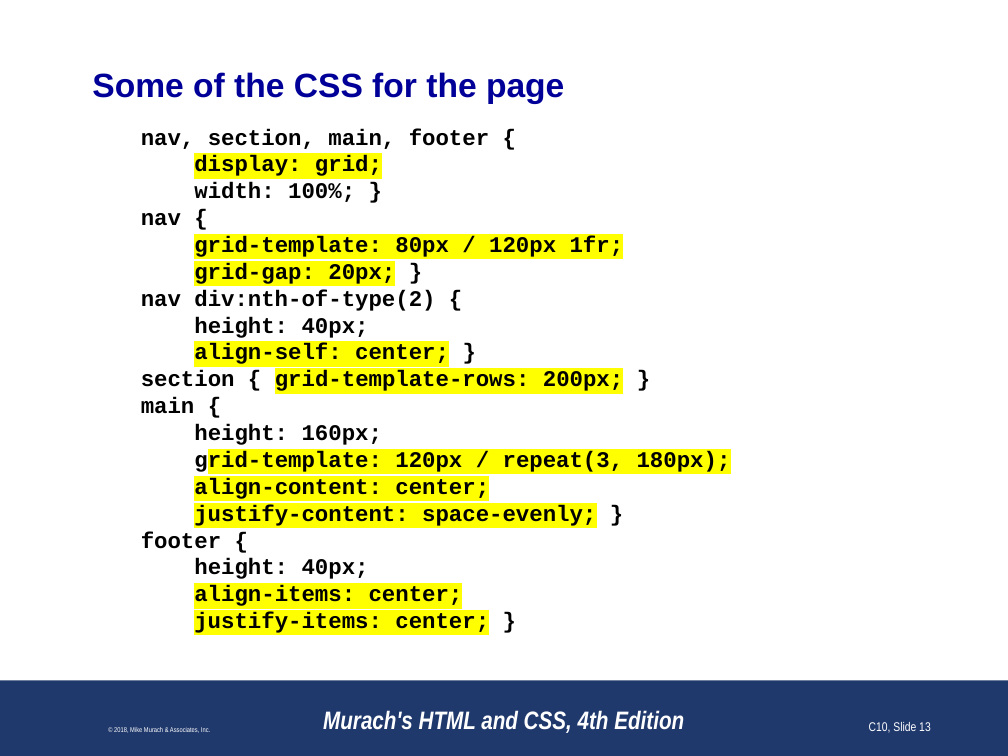
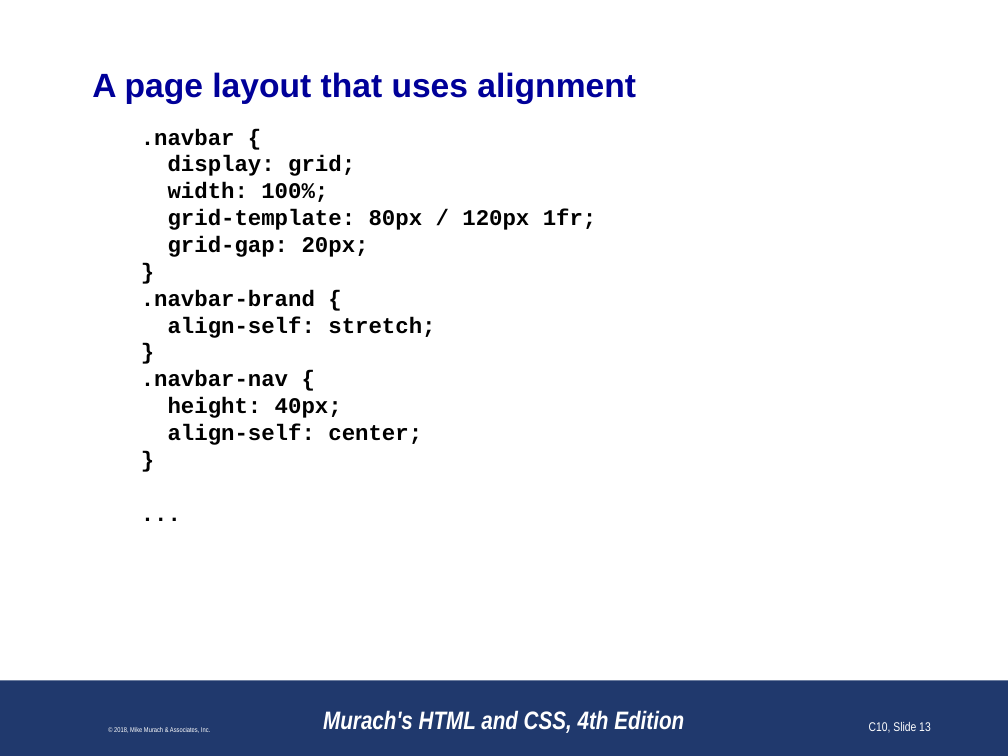
Before and after one commit to paulsmithkc/awd1000_base_lab_and_homework, a slide deck: slide 13 of murach_html_4e/slides/Chapter 10 slides (Revised).pptx. Drawn at 1008x756 pixels with LibreOffice and Linux fonts; fonts in the diff are those of the drawing; background and template pictures are left out. Boxes give left, top, right and bottom in pixels: in the first picture for what was removed or moved away, otherwise in the second. Text is boxed around its words. In the diff, an @@ line names an element or a change of style, - is before the commit and + after.

```diff
--- a/murach_html_4e/slides/Chapter 10 slides (Revised).pptx
+++ b/murach_html_4e/slides/Chapter 10 slides (Revised).pptx
@@ title at (x1=92, y1=72, x2=636, y2=104): text changed @@
-Some of the CSS for the page
+A page layout that uses alignment
@@ text at (x1=141, y1=128, x2=235, y2=146): text changed @@
-nav, section, main, footer {
+.navbar {
@@ text at (x1=168, y1=155, x2=597, y2=230): highlight #FFFF00 to none in "display: grid;", "grid-template: 80px / 120px 1fr;" @@
@@ text at (x1=168, y1=182, x2=328, y2=202): text changed @@
-width: 100%; }
-nav {
+width: 100%;
@@ text at (x1=141, y1=236, x2=435, y2=387): text changed @@
-grid-gap: 20px; }
-nav div:nth-of-type(2) {
+grid-gap: 20px;
+}
+.navbar-brand {
+align-self: stretch;
+}
+.navbar-nav {
@@ text at (x1=168, y1=424, x2=422, y2=445): text changed @@
-align-self: center; }
-section { grid-template-rows: 200px; }
-main {
-height: 160px;
-grid-template: 120px / repeat(3, 180px);
-align-content: center;
-justify-content: space-evenly; }
-footer {
-height: 40px;
-align-items: center;
-justify-items: center; }
+align-self: center;
+}
+...
```
Also in this commit, not shown: 19 other slides changed, 1 slide added, 7 slides removed.
